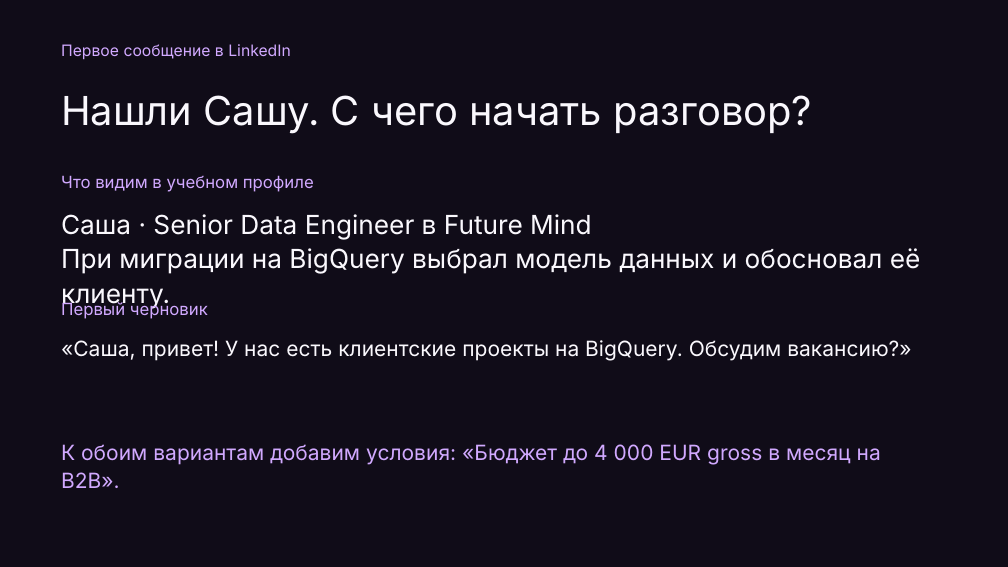
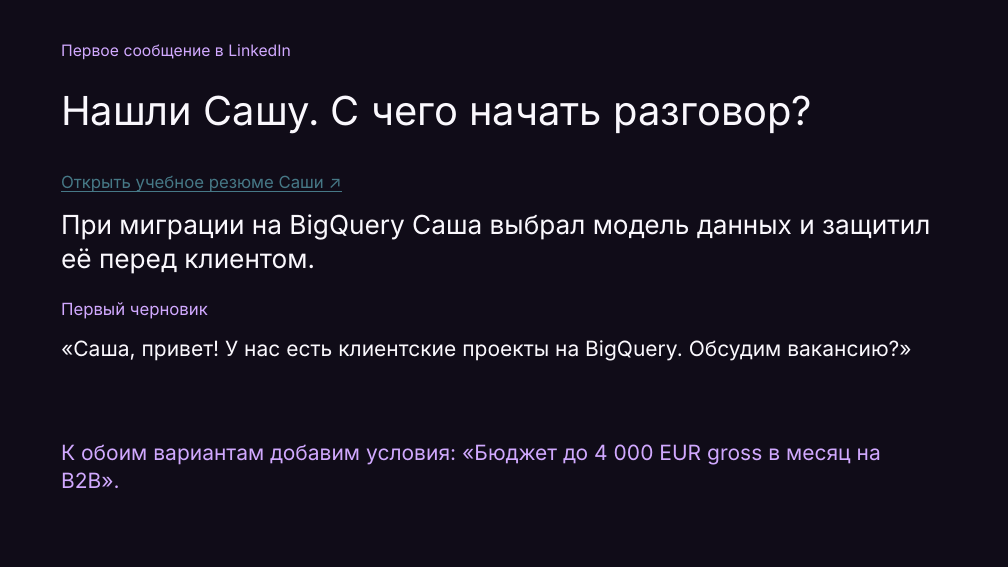
Before and after one commit to Da6ka/ta-meetup-ai-sourcing-2026-11-19, a slide deck: slide 13 of materials/spb-it-recruiter-meetup.pptx (slide 11 before the commit). Drawn at 1008x567 pixels with LibreOffice and Linux fonts; fonts in the diff are those of the drawing. Boxes give left, top, right and bottom in pixels: in the first picture for what was removed or moved away, otherwise in the second. Text is boxed around its words. In the diff, an @@ line names an element or a change of style, - is before the commit and + after.

```diff
--- a/materials/spb-it-recruiter-meetup.pptx
+++ b/materials/spb-it-recruiter-meetup.pptx
@@ text at [61, 176, 324, 192]: text changed; text colour #D1A9FF to #467886 @@
-Что видим в учебном профиле
+Открыть учебное резюме Саши ↗
@@ text at [61, 214, 930, 274]: text changed @@
-Саша · Senior Data Engineer в Future Mind
-При миграции на BigQuery выбрал модель данных и обосновал её клиенту.
+При миграции на BigQuery Саша выбрал модель данных и защитил её перед клиентом.
```
Also in this commit, not shown: 17 other slides changed, 7 slides added, 6 slides removed, 11 other files.
